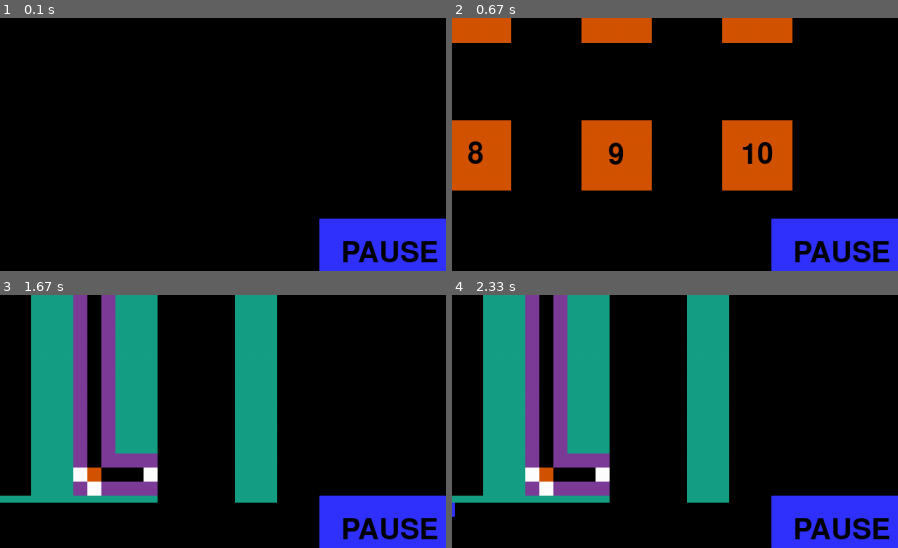
Above: before the commit, frames 1-4 (two rows, left to right).
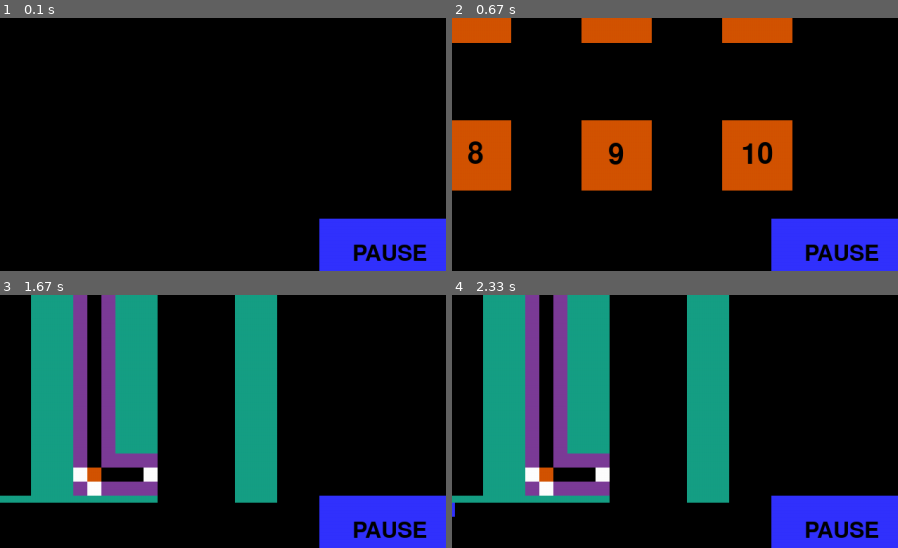
Above: after the commit, the same moments.

Repository: KUP9752/Kagan-Project
Game: pygame game, started from Project.py
Same seed, same stepped clock (60 frames per second), same inputs: the game is played once before the commit and once after it.
Inputs:
- Up to frame 1 (0.1 s): no input
- Up to frame 2 (0.67 s): click "PLAY" at 0.38 s
- Up to frame 3 (1.67 s): click "3" at 0.72 s; hold D 1-1.47 s; hold W from 1.5 s (still down)
- Up to frame 4 (2.33 s): release W at 1.8 s; hold D 1.83-2.3 s
The pictures show only the part of the screen within x 48-98%, y 44-94%; the shares and areas given below are measured in that part.

The runs differ from the first frame. In frame 1, 1.2% of the frame differs, in the area x 76-99%, y 88-97%; in frame 2, 1.2%; in frame 3, 1.2%; in frame 4, 1.2%.

Commit message:
updates and fixes
testing file updated to have a cursor/spirte version of the button class
FIX - fixed the font selection of the button class in the updated document.

Diff:
--- a/Project.py
+++ b/Project.py
@@ -358,11 +358,12 @@
         self.text = text
         self.x = x
         self.y = y
+
     def set_text(self,value):
         self.text = value
 
     def draw(self,screen,outline=None):
-        #Call this method to draw the button on the screen
+        #Method to draw the button and its text onto the screen
         if outline:
             pygame.draw.rect(screen, outline, (self.x-2,self.y-2,self.width+4,self.height+4),0)
 
@@ -370,7 +371,7 @@
 
         if self.text != '':
 
-            text = PLAYfont.render(self.text, 1, BLACK)
+            text = self.font.render(self.text, 1, BLACK)
             screen.blit(text, (self.x + (self.width/2 - text.get_width()/2), self.y + (self.height/2 - text.get_height()/2)))
 
     def isOver(self, pos):
@@ -731,11 +732,11 @@
 pause_button = Button(BLUE,1060,600,200,100,bigfont,'PAUSE')
 pmenu_button = Button(ORANGE, 540, 250, 200, 50, font, 'MENU')
 plevel_button = Button(ORANGE,540,350, 200,50,font,'LEVELS')
-pquit_button = Button(RED, 540, 450, 200, 50, font, 'QUIT')
-
-endlevel_button = Button(ORANGE, 440, 350, 400, 50, font, 'Return to Menu')
-
-level_failed_button = Button(RED, 440, 350, 400, 50, font, 'Restart')
+pquit_button = Button(RED, 540, 450, 200, 50, bigfont, 'QUIT')
+
+endlevel_button = Button(ORANGE, 440, 350, 400, 50, bigfont, 'Return to Menu')
+
+level_failed_button = Button(RED, 440, 350, 400, 50, bigfont, 'Restart')
 
 # -- current_level //used later to determine which level is running
 
--- a/project testing.py
+++ b/project testing.py
@@ -348,30 +348,30 @@
 
 
 
-class Button():
+class Button(pygame.sprite.Sprite):
     def __init__(self, colour, x,  y,width,height,font, text=''):
         self.colour = colour
         self.width = width
         self.height = height
+        self.image = pygame.Surface([self.width,self.height])
+        self.image.fill(self.colour)
+        self.rect = self.image.get_rect()
         self.font = font
         self.text = text
-        self.x = x
-        self.y = y
+        self.rect.x = x
+        self.rect.y = y
 
     def set_text(self,value):
         self.text = value
 
     def draw(self,screen,outline=None):
-        #Call this method to draw the button on the screen
-        if outline:
-            pygame.draw.rect(screen, outline, (self.x-2,self.y-2,self.width+4,self.height+4),0)
-
+        #Method to draw the button and its text onto the screen
         pygame.draw.rect(screen, self.colour, (self.x,self.y,self.width,self.height),0)
 
         if self.text != '':
 
             text = PLAYfont.render(self.text, 1, BLACK)
-            screen.blit(text, (self.x + (self.width/2 - text.get_width()/2), self.y + (self.height/2 - text.get_height()/2)))
+            screen.blit(text, (self.rect.x + (self.width/2 - text.get_width()/2), self.rect.y + (self.height/2 - text.get_height()/2)))
 
     def isOver(self, pos):
         if pos[0] > self.x and pos[0] < self.x + self.width:
@@ -396,7 +396,9 @@
         self.rect.x = mouse_pos[0] -2
         self.rect.y = mouse_pos[1] -2
 
-        #cursorbutton_hit_group = pygame.sprite.groupcollide(cursor_group, button_group,False, False)
+        cursorbutton_hit_group = pygame.sprite.groupcollide(cursor_group, button_group,False, False)
+        for item in cursorbutton_hit_group:
+
 
 
     ##-------------Error class and subclasses I am going to be using in a try clause to guess the new available square for the Enemy3s to move
